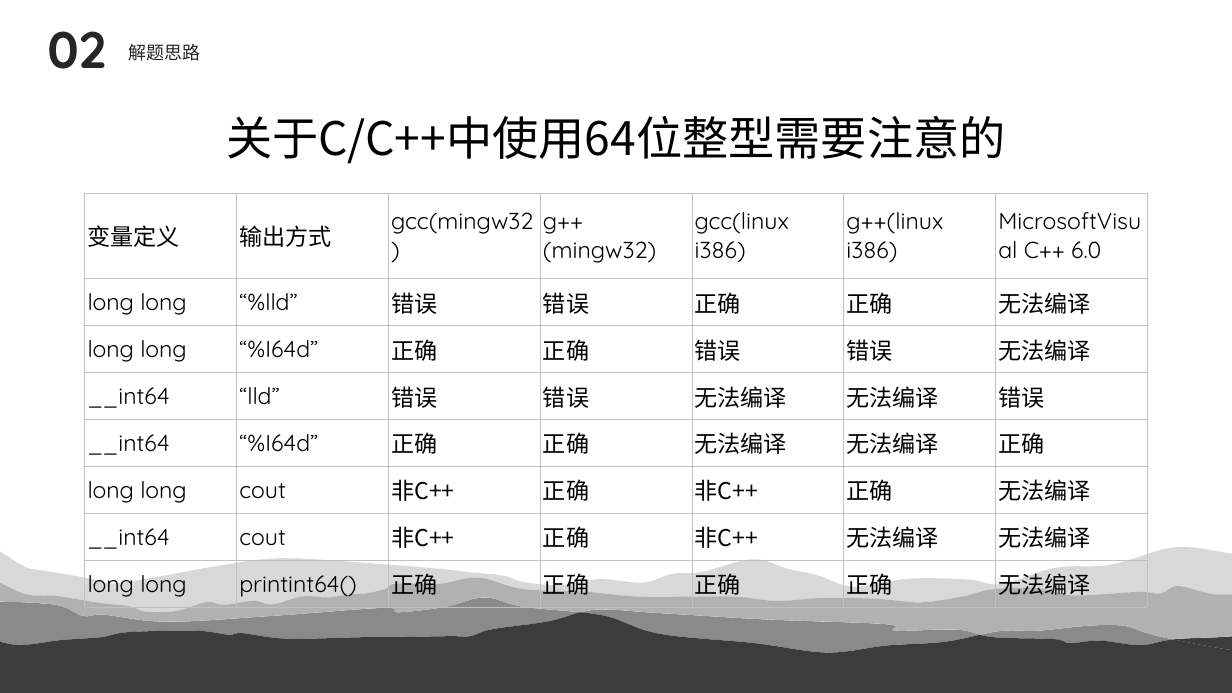
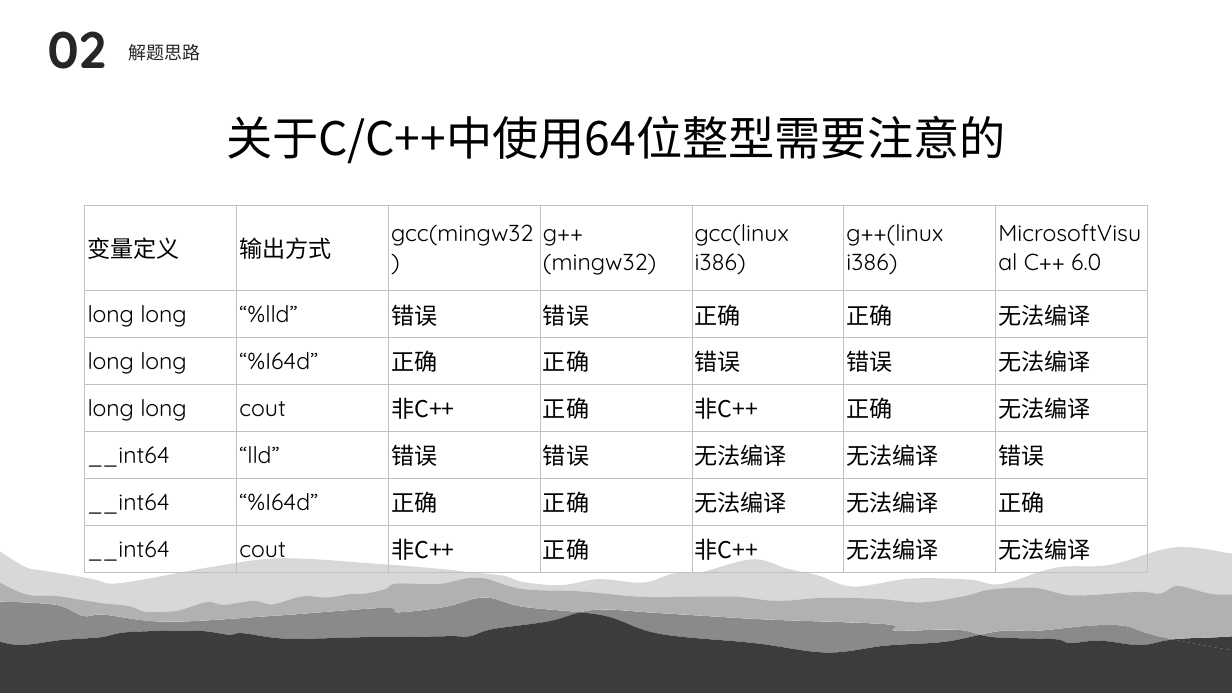
Before and after one commit to EventideX/Algorithm-and-Data-Structure, a slide deck: slide 7 of Assignment/2.3 wow/2.3 wow 解题报告.ppt. Drawn at 1232x693 pixels with LibreOffice and Linux fonts; fonts in the diff are those of the drawing. Boxes give left, top, right and bottom in pixels: in the first picture for what was removed or moved away, otherwise in the second. Text is boxed around its words. In the diff, an @@ line names an element or a change of style, - is before the commit and + after.

```diff
--- a/Assignment/2.3 wow/2.3 wow 解题报告.ppt
+++ b/Assignment/2.3 wow/2.3 wow 解题报告.ppt
@@ table at (85,205,1145,572) @@
+row 4: long long | cout | 非C++ | 正确 | 非C++ | 正确 | 无法编译
-row 6: long long | cout | 非C++ | 正确 | 非C++ | 正确 | 无法编译
-row 8: long long | printint64() | 正确 | 正确 | 正确 | 正确 | 无法编译
@@ table: place and size @@
-table at (85,193,1145,607)
+table at (85,205,1145,572)
```
Also in this commit, not shown: 4 other files.
